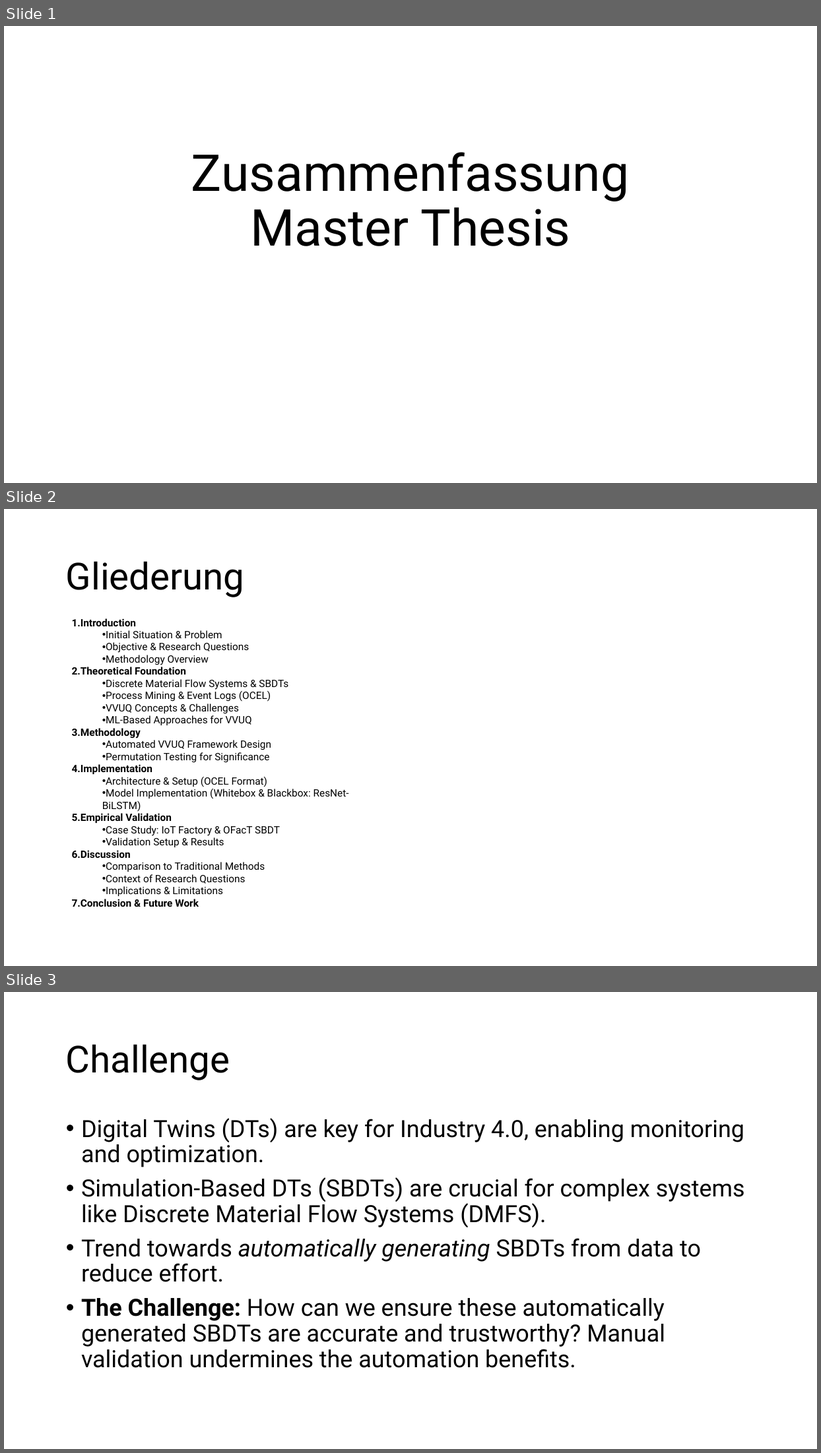
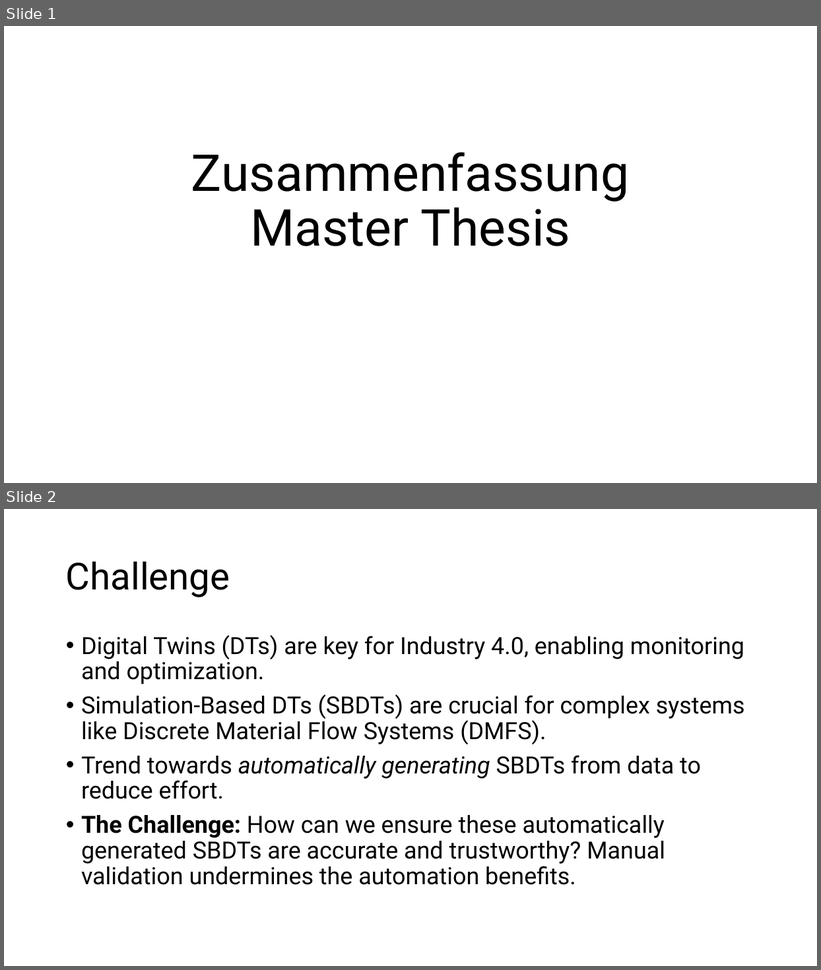
Before and after one commit to fishingpvalues/masterthesis, a slide deck: Zusammenfassung Master Thesis.pptx. Shown one above the other, each under a label of ours: slides 1, 2 and 3 before the commit, slides 1 and 2 after it. The pictures are 821x1453 and 821x970 pixels, drawn with LibreOffice and Linux fonts; fonts in the diff are those of the drawing. Boxes give left, top, right and bottom in pixels: in the first picture for what was removed or moved away, otherwise in the second. Text is boxed around its words. In the diff, an @@ line names an element or a change of style, - is before the commit and + after.

```diff
--- a/Zusammenfassung Master Thesis.pptx
+++ b/Zusammenfassung Master Thesis.pptx
@@ slide 2 removed at [4, 509, 817, 966], background #FFFFFF @@
@@ title removed at [66, 561, 245, 597] @@
-Gliederung
@@ text removed at [72, 619, 349, 907] @@
-1. Introduction
-  • Initial Situation & Problem
-  • Objective & Research Questions
-  • Methodology Overview
-2. Theoretical Foundation
-  • Discrete Material Flow Systems & SBDTs
-  • Process Mining & Event Logs (OCEL)
-  • VVUQ Concepts & Challenges
-  • ML-Based Approaches for VVUQ
-3. Methodology
-  • Automated VVUQ Framework Design
-  • Permutation Testing for Significance
-4. Implementation
-  • Architecture & Setup (OCEL Format)
-  • Model Implementation (Whitebox & Blackbox: ResNet-BiLSTM)
-5. Empirical Validation
-  • Case Study: IoT Factory & OFacT SBDT
-  • Validation Setup & Results
-6. Discussion
-  • Comparison to Traditional Methods
-  • Context of Research Questions
-  • Implications & Limitations
-7. Conclusion & Future Work
@@ what was slide 3 is now slide 2 @@
```
Also in this commit, not shown: 1 slide changed, 2 slides added, 15 other files.
